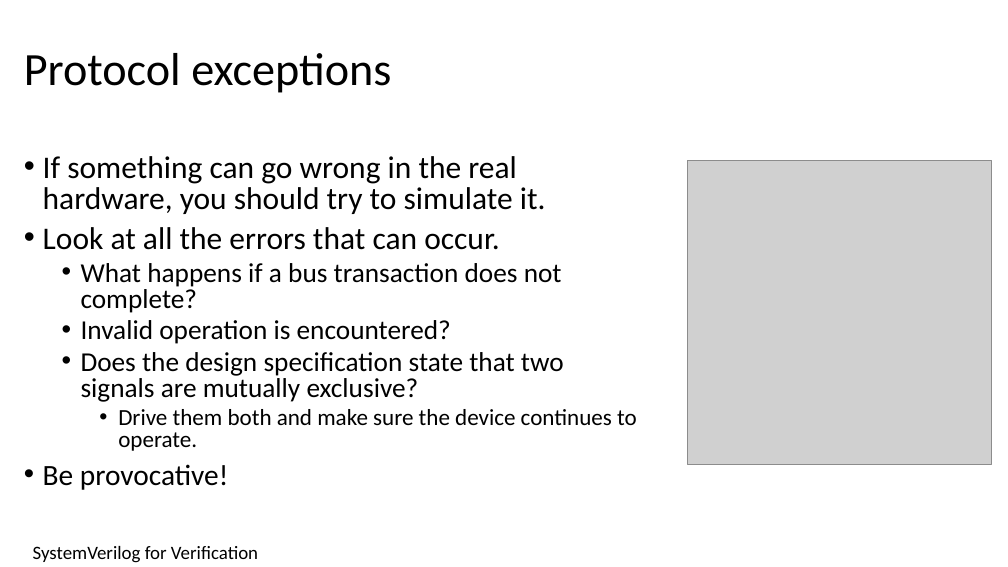
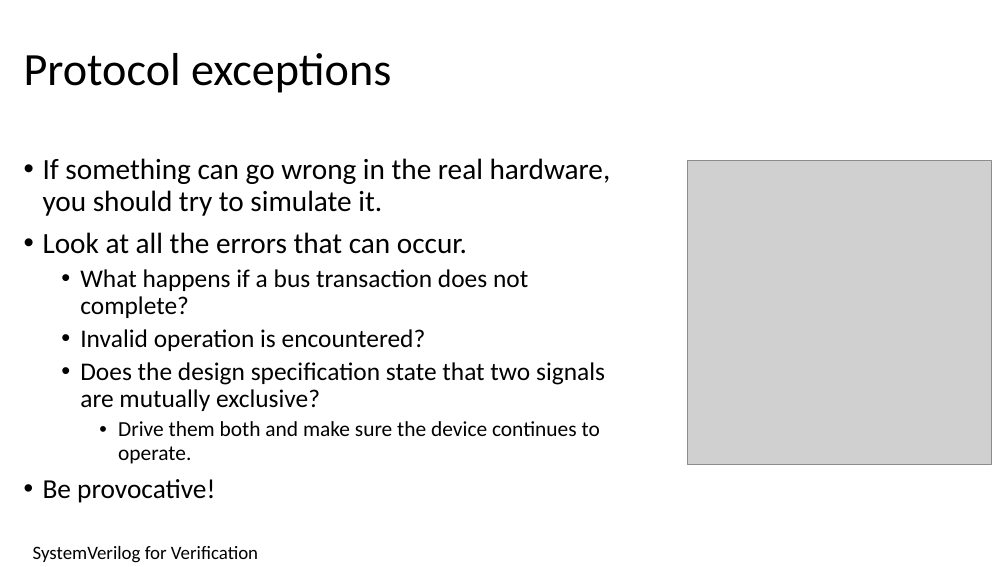
Before and after one commit to isomoye/EEGR471, a slide deck: slide 18 of sections/Segment_5.pptm (slide 22 before the commit). Drawn at 1008x567 pixels with LibreOffice and Linux fonts; fonts in the diff are those of the drawing; grey boxes stand for pictures. Boxes give left, top, right and bottom in pixels: in the first picture for what was removed or moved away, otherwise in the second. Text is boxed around its words. In the diff, an @@ line names an element or a change of style, - is before the commit and + after.

```diff
--- a/sections/Segment_5.pptm
+++ b/sections/Segment_5.pptm
@@ text "If something can go wrong ..." at <box>43,158,611,503</box>: size 30 to 27.9 pt in "If something can go wrong in the ...", "Look at all the errors that can ..."; size 26 to 24.2 pt in "What happens if a bus transaction does ...", "Invalid operation is encountered?", "Does the design specification state that two ..."; size 22 to 20.5 pt in "Drive them both and make sure the ..."; size 28 to 26 pt in "Be provocative!"; line spacing 0.8 to 0.9 @@
```
Also in this commit, not shown: 8 other slides changed, 17 slides removed, 6 other files.
